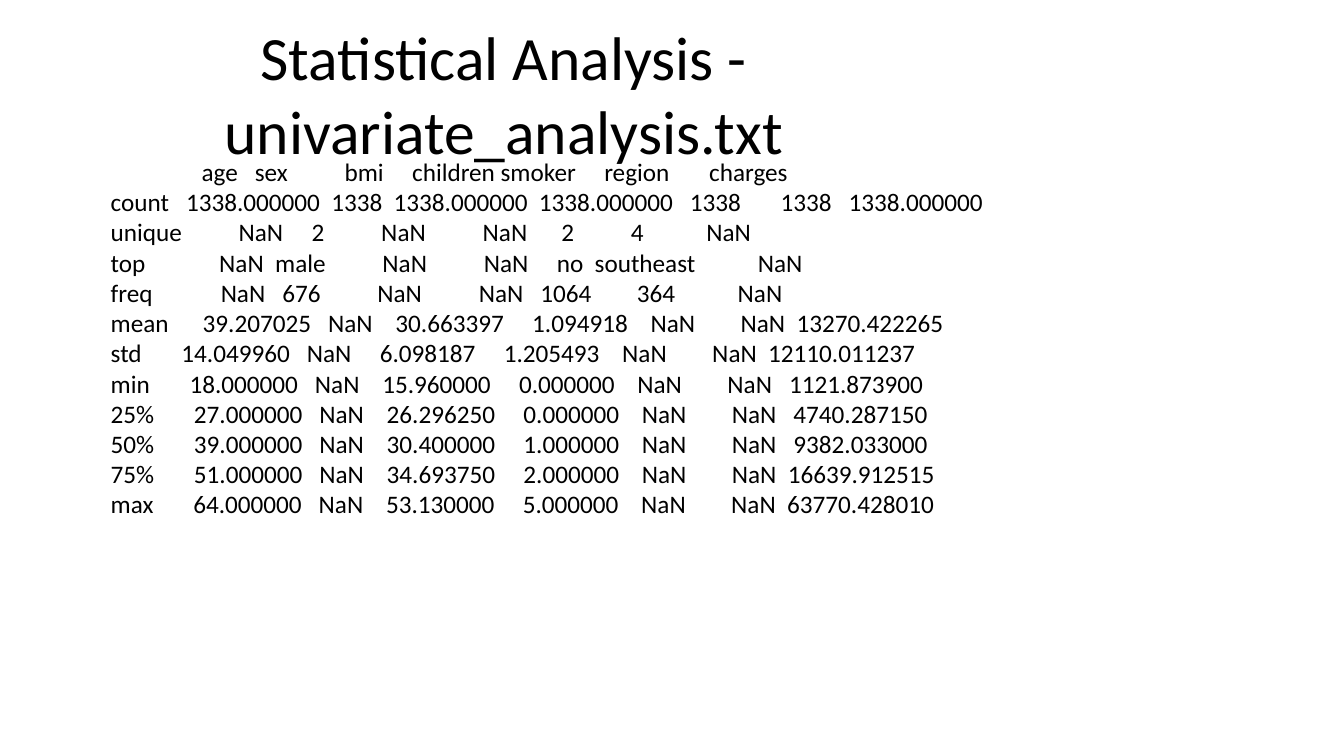
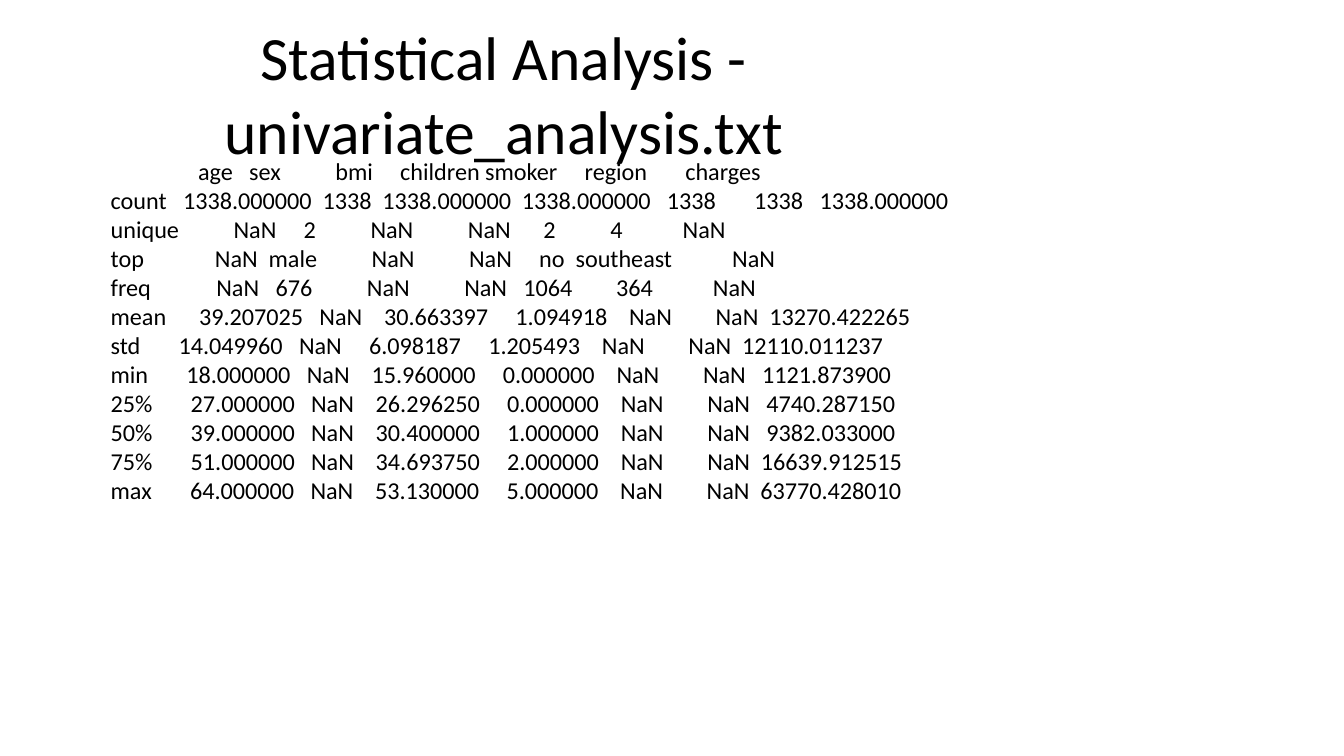
Before and after one commit to Asifdotexe/DORA, a slide deck: slide 2 of src/output/eda_presentation.pptx. Drawn at 1344x756 pixels with LibreOffice and Linux fonts; fonts in the diff are those of the drawing. Boxes give left, top, right and bottom in pixels: in the first picture for what was removed or moved away, otherwise in the second. Text is boxed around its words. In the diff, an @@ line names an element or a change of style, - is before the commit and + after.

```diff
--- a/src/output/eda_presentation.pptx
+++ b/src/output/eda_presentation.pptx
@@ text "age sex bmi children smoker ..." at (x1=111, y1=160, x2=949, y2=499): size 18 to 17.3 pt @@
```
Also in this commit, not shown: 14 other slides changed, 1 other file.
